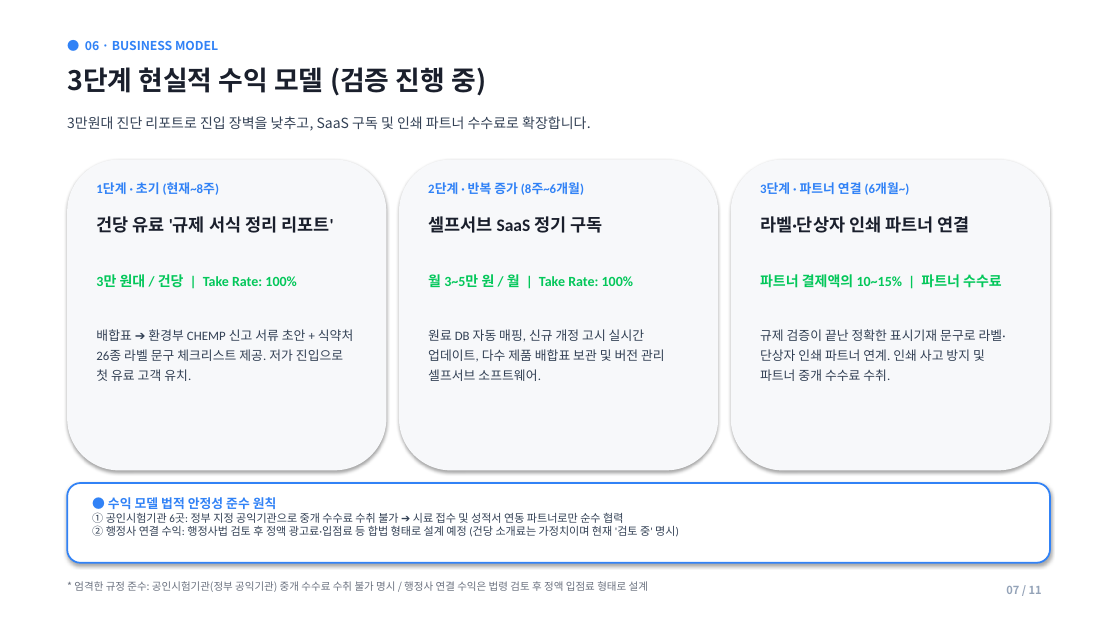
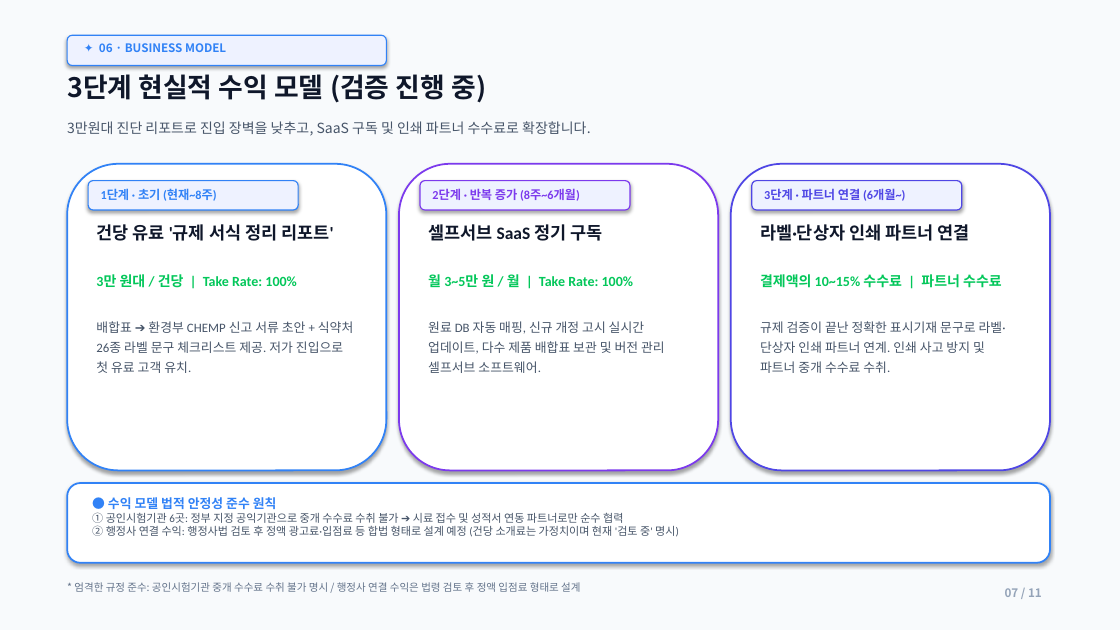
Before and after one commit to lita-lilith16/formu-landing, a slide deck: slide 7 of public/formu_pitch_deck.pptx. Drawn at 1120x630 pixels with LibreOffice and Linux fonts; fonts in the diff are those of the drawing. Boxes give left, top, right and bottom in pixels: in the first picture for what was removed or moved away, otherwise in the second. Text is boxed around its words. In the diff, an @@ line names an element or a change of style, - is before the commit and + after.

Commit message:
feat(pitch-deck): apply 3D glassmorphism reference style with blue-purple-white palette, Kanban scheduling, exploded architecture, and bold metric cards

```diff
--- a/public/formu_pitch_deck.pptx
+++ b/public/formu_pitch_deck.pptx
@@ rectangle at (0, 0, 1120, 630): fill #FFFFFF to #F8FAFC @@
@@ rounded rectangle added at (67, 35, 386, 66), fill #EEF2FF, outline #3182F6 1 pt @@
@@ text at (99, 43, 226, 52): text changed; size 10.5 to 10 pt @@
-● 06 · BUSINESS MODEL
+✦ 06 · BUSINESS MODEL
@@ text "3단계 현실적 수익 모델 (검증 ...": place and size @@
-text "3단계 현실적 수익 모델 (검증 ..." at (67, 67, 486, 96)
+text "3단계 현실적 수익 모델 (검증 ..." at (67, 74, 486, 103)
@@ rounded rectangle: place and size @@
-rounded rectangle at (67, 160, 386, 471)
+rounded rectangle at (67, 164, 386, 471)
@@ rounded rectangle at (67, 164, 386, 471): fill #F7F8FA to #FFFFFF; outline none to #3182F6 1.5 pt @@
@@ rounded rectangle: place and size @@
-rounded rectangle at (399, 160, 718, 471)
+rounded rectangle at (399, 164, 718, 471)
@@ rounded rectangle at (399, 164, 718, 471): fill #F7F8FA to #FFFFFF; outline none to #7C3AED 1.5 pt @@
@@ rounded rectangle: place and size @@
-rounded rectangle at (731, 160, 1050, 471)
+rounded rectangle at (731, 164, 1050, 471)
@@ rounded rectangle at (731, 164, 1050, 471): fill #F7F8FA to #FFFFFF; outline none to #4F46E5 1.5 pt @@
@@ rounded rectangle added at (88, 181, 298, 210), fill #EEF2FF, outline #3182F6 1 pt @@
@@ text "1단계 · 초기 (현재~8주)" at (101, 188, 216, 201): size 11 to 10.5 pt @@
@@ rounded rectangle added at (420, 181, 630, 210), fill #EEF2FF, outline #7C3AED 1 pt @@
@@ text "2단계 · 반복 증가 (8주~6개월)" at (432, 188, 580, 201): size 11 to 10.5 pt, text colour #3182F6 to #7C3AED @@
@@ rounded rectangle added at (752, 181, 962, 210), fill #EEF2FF, outline #4F46E5 1 pt @@
@@ text "3단계 · 파트너 연결 (6개월~)" at (764, 188, 905, 201): size 11 to 10.5 pt, text colour #3182F6 to #4F46E5 @@
@@ text "건당 유료 '규제 서식 정리 ...": place and size @@
-text "건당 유료 '규제 서식 정리 ..." at (96, 216, 333, 233)
+text "건당 유료 '규제 서식 정리 ..." at (96, 224, 333, 241)
@@ text "셀프서브 SaaS 정기 구독": place and size @@
-text "셀프서브 SaaS 정기 구독" at (428, 216, 602, 233)
+text "셀프서브 SaaS 정기 구독" at (428, 224, 602, 241)
@@ text colour #1A1F2C to #0F172A in 4 elements at (67, 74, 486, 103), (96, 224, 333, 241), (428, 224, 602, 241), (760, 224, 970, 241) @@
@@ text "라벨·단상자 인쇄 파트너 연결": place and size @@
-text "라벨·단상자 인쇄 파트너 연결" at (760, 216, 970, 233)
+text "라벨·단상자 인쇄 파트너 연결" at (760, 224, 970, 241)
@@ text at (760, 274, 1002, 288): text changed @@
-파트너 결제액의 10~15% | 파트너 수수료
+결제액의 10~15% 수수료 | 파트너 수수료
@@ text "배합표 ➔ 환경부 CHEMP 신고 ...": place and size @@
-text "배합표 ➔ 환경부 CHEMP 신고 ..." at (96, 329, 353, 381)
+text "배합표 ➔ 환경부 CHEMP 신고 ..." at (96, 321, 353, 373)
@@ text "원료 DB 자동 매핑, 신규 ...": place and size @@
-text "원료 DB 자동 매핑, 신규 ..." at (428, 329, 665, 381)
+text "원료 DB 자동 매핑, 신규 ..." at (428, 321, 665, 373)
@@ text colour #334155 to #475569 in 4 elements at (67, 121, 591, 136), (96, 321, 353, 373), (428, 321, 665, 373), (760, 321, 1006, 373) @@
@@ text "규제 검증이 끝난 정확한 표시기재 ...": place and size @@
-text "규제 검증이 끝난 정확한 표시기재 ..." at (760, 329, 1006, 381)
+text "규제 검증이 끝난 정확한 표시기재 ..." at (760, 321, 1006, 373)
@@ text at (92, 512, 679, 537): text colour #334155 to #475569 in "① 공인시험기관 6곳: 정부 지정 공익기관으로 중개 ..." @@
@@ text at (74, 582, 580, 592): text changed; text colour #6B7280 to #64748B @@
-* 엄격한 규정 준수: 공인시험기관(정부 공익기관) 중개 수수료 수취 불가 명시 / 행정사 연결 수익은 법령 검토 후 정액 입점료 형태로 설계
+* 엄격한 규정 준수: 공인시험기관 중개 수수료 수취 불가 명시 / 행정사 연결 수익은 법령 검토 후 정액 입점료 형태로 설계
@@ text "07 / 11" at (1005, 588, 1042, 597): size 9.5 to 10 pt @@
```
Also in this commit, not shown: 10 other slides changed, 1 other file.
